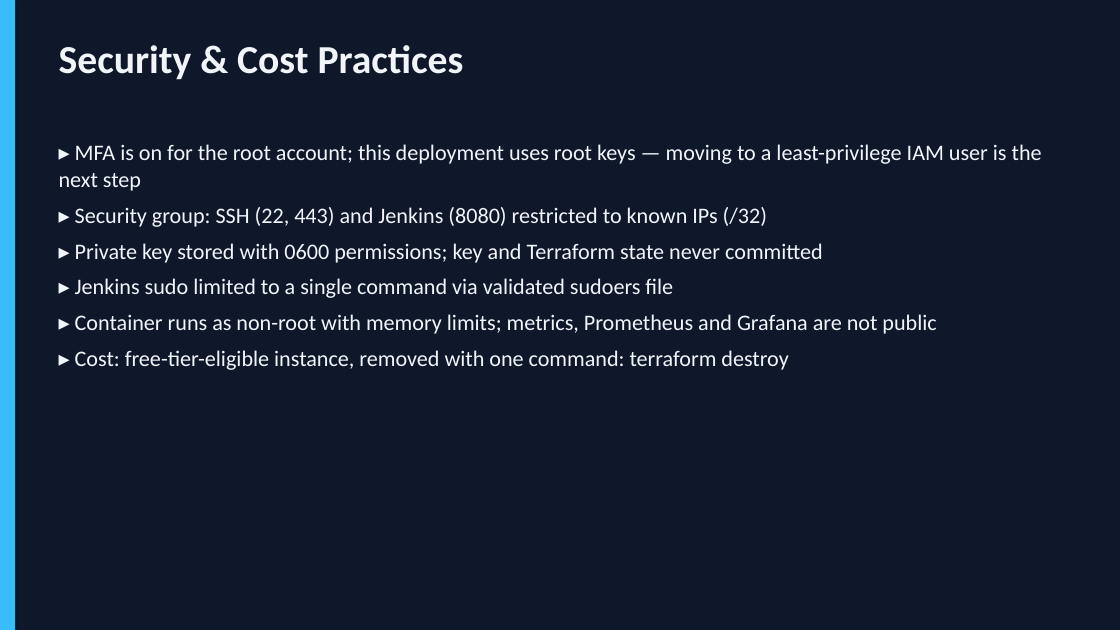
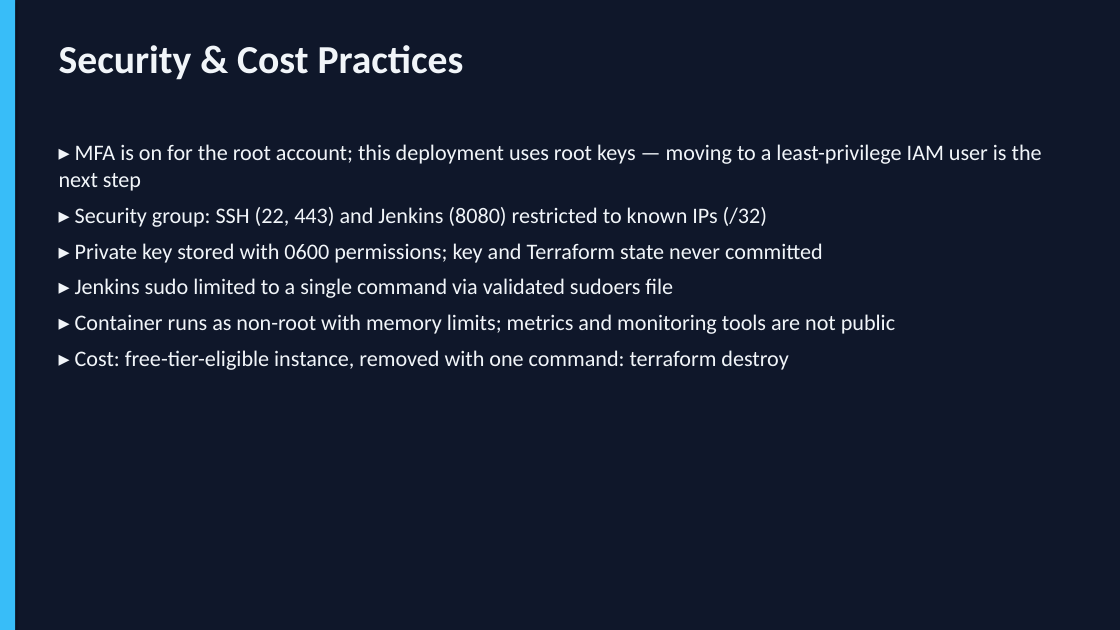
Before and after one commit to chaitanyasai9666/Devops-project, a slide deck: slide 15 of NLP_API_DevOps_Presentation.pptx. Drawn at 1120x630 pixels with LibreOffice and Linux fonts; fonts in the diff are those of the drawing. Boxes give left, top, right and bottom in pixels: in the first picture for what was removed or moved away, otherwise in the second. Text is boxed around its words. In the diff, an @@ line names an element or a change of style, - is before the commit and + after.

```diff
--- a/NLP_API_DevOps_Presentation.pptx
+++ b/NLP_API_DevOps_Presentation.pptx
@@ text at box(75, 314, 895, 334): text changed @@
-▸ Container runs as non-root with memory limits; metrics, Prometheus and Grafana are not public
+▸ Container runs as non-root with memory limits; metrics and monitoring tools are not public
```
Also in this commit, not shown: 5 other slides changed, 3 other files.
